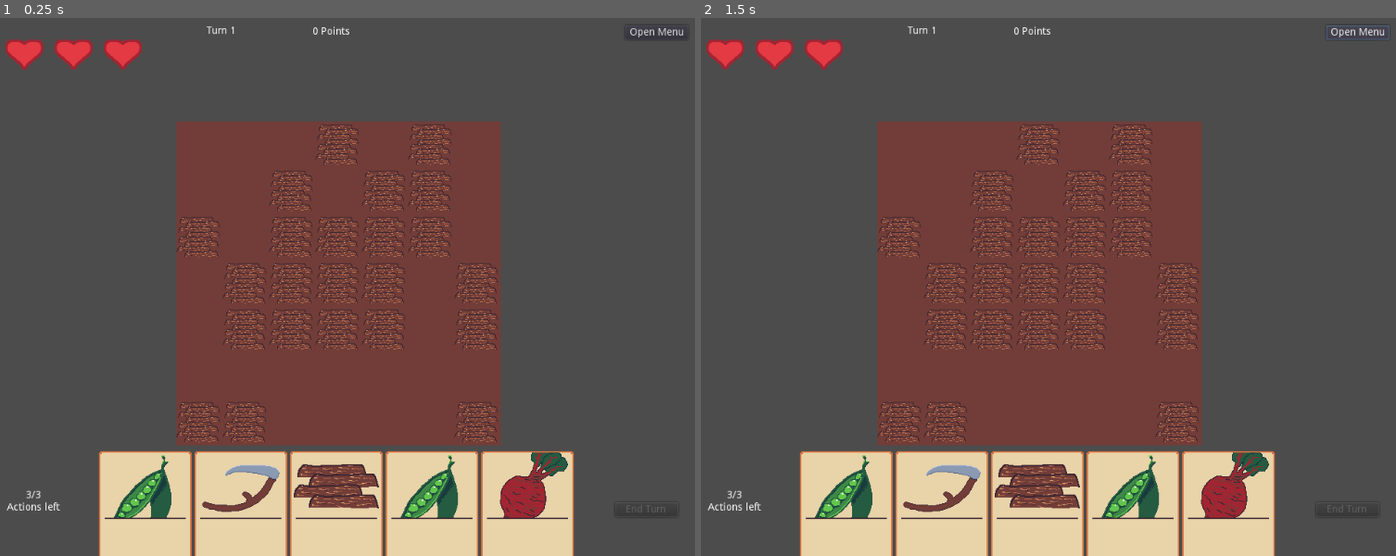
Above: before the commit, frames 1-2 (left to right).
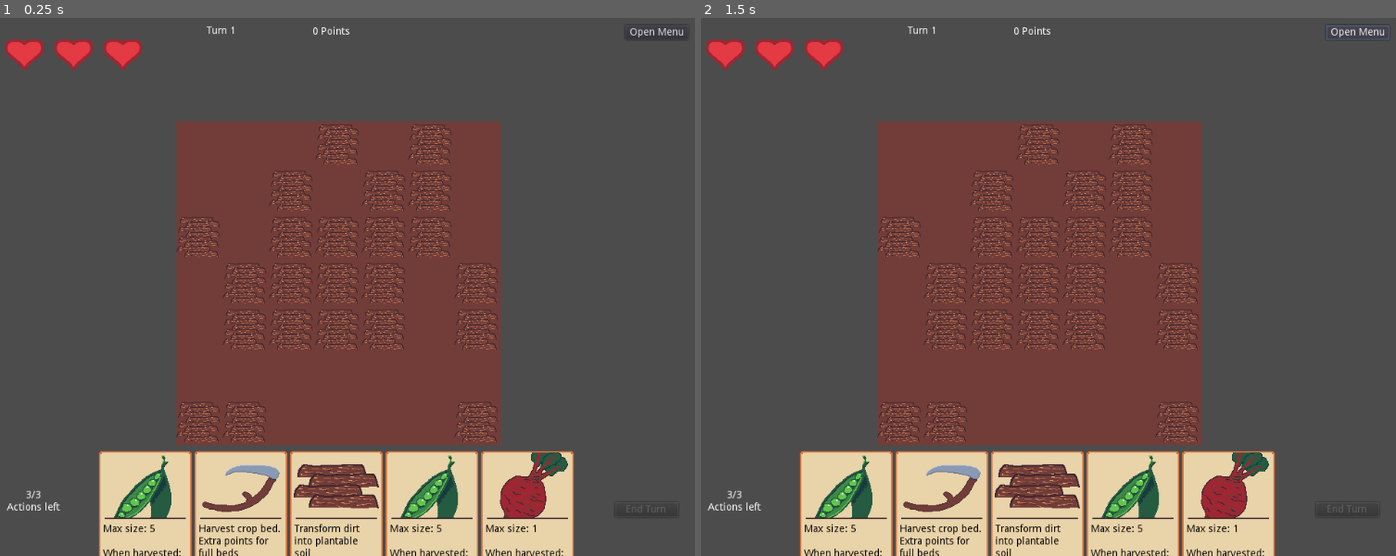
Above: after the commit, the same moments.

Repository: Rellikiox/Harvest-Season
Game: Godot game, scene res://Game.tscn
The game is run twice, just before and just after one commit, with the same random seed, the same clock (stepped at 60 frames per second) and the same inputs.
Inputs (mouse positions are in pixels of both pictures, inside the frame that each line leads up to):
- Up to frame 1 (0.25 s): no input
- Up to frame 2 (1.5 s): tap Enter at 0.5 s; move the mouse to (1201, 254) at 0.52 s; press the mouse at (1201, 254) at 0.53 s; release the mouse at (1201, 254) at 1.25 s; click "Open Menu" at 1.25 s

The runs differ from the first frame. In frame 1, 0.8% of the frame differs, in the area x 14-82%, y 93-100%; in frame 2, 0.8%.

Commit message:
Add descriptions to the cards

Diff:
--- a/ui/Card.gd
+++ b/ui/Card.gd
@@ -4,6 +4,51 @@
 
 var card = null
 var interactions_enabled = true
+
+
+
+const CARD_TEXT = {
+	Global.CardEnum.PLANT_POTATO:
+"""Max size: 3
+
+When harvested:
+ +2 points per tile
+ +3 if max size""",
+	Global.CardEnum.PLANT_PEAS:
+"""Max size: 5
+
+When harvested:
+ +1 point per tile
+ +10 if max size""",
+	Global.CardEnum.PLANT_CABBAGE:
+"""Max size: 3
+
+When harvested:
+ +4 points per tile
+ +2 if max size""",
+	Global.CardEnum.PLANT_ONION:
+"""Max size: 2
+
+When harvested:
+ +3 points per tile
+ +3 if max size""",
+	Global.CardEnum.PLANT_BEET:
+"""Max size: 1
+
+When harvested:
+ +7 points per tile""",
+	Global.CardEnum.PLACE_SPRINKLER:
+"""Water adjacent crop beds.
+16 total charges, 1 charge spent per turn per crop""",
+	Global.CardEnum.DIG_GROUND:
+"""Transform dirt into plantable soil""",
+	Global.CardEnum.DELETE_TILE:
+"""Convert any tile back into dirt""",
+	Global.CardEnum.WATERING_CAN:
+"""Water single crop bed with one charge""",
+	Global.CardEnum.SCYTHE:
+"""Harvest crop bed. Extra points for full beds""",
+}
 
 
 func _ready():
@@ -43,6 +88,7 @@
 			card = Cards.ScytheCanCard.new()
 
 	$CardTexture.texture = card.texture
+	$CardTexture/Description.text = CARD_TEXT[card_type]
 
 
 func get_drag_data(_pos):
--- a/ui/Card.tscn
+++ b/ui/Card.tscn
@@ -20,8 +20,24 @@
 [node name="CardTexture" type="TextureRect" parent="."]
 material = SubResource( 1 )
 margin_right = 128.0
-margin_bottom = 128.0
+margin_bottom = 192.0
 texture = ExtResource( 1 )
+__meta__ = {
+"_edit_use_anchors_": false
+}
+
+[node name="Description" type="Label" parent="CardTexture"]
+margin_left = 5.97083
+margin_top = 100.942
+margin_right = 119.971
+margin_bottom = 114.942
+custom_colors/font_color = Color( 0, 0, 0, 1 )
+text = "Max size: 3
+
+When harvested:
+ +1 point per tile
+ +3 if max size"
+autowrap = true
 __meta__ = {
 "_edit_use_anchors_": false
 }
